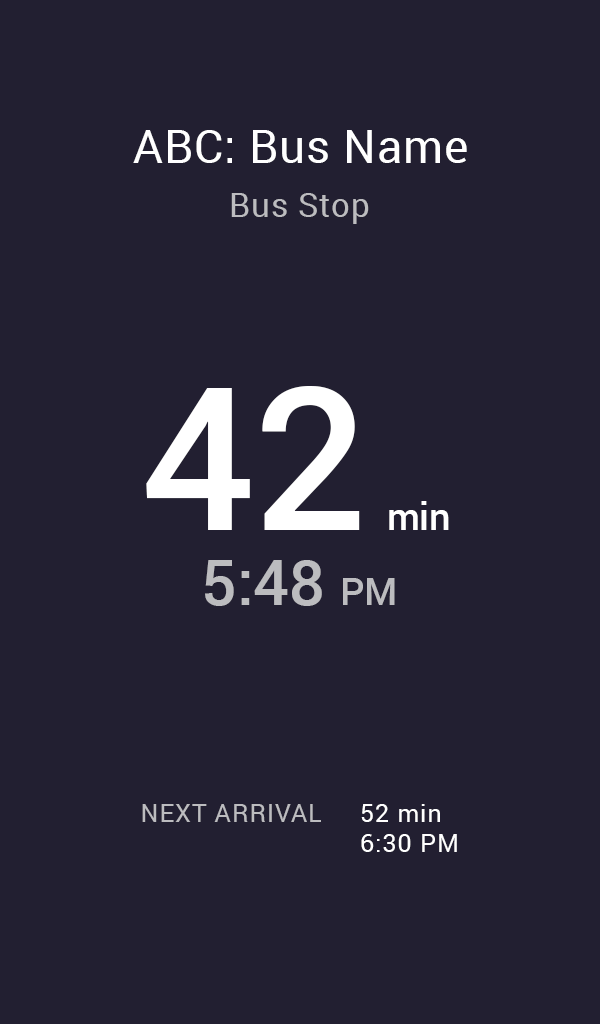
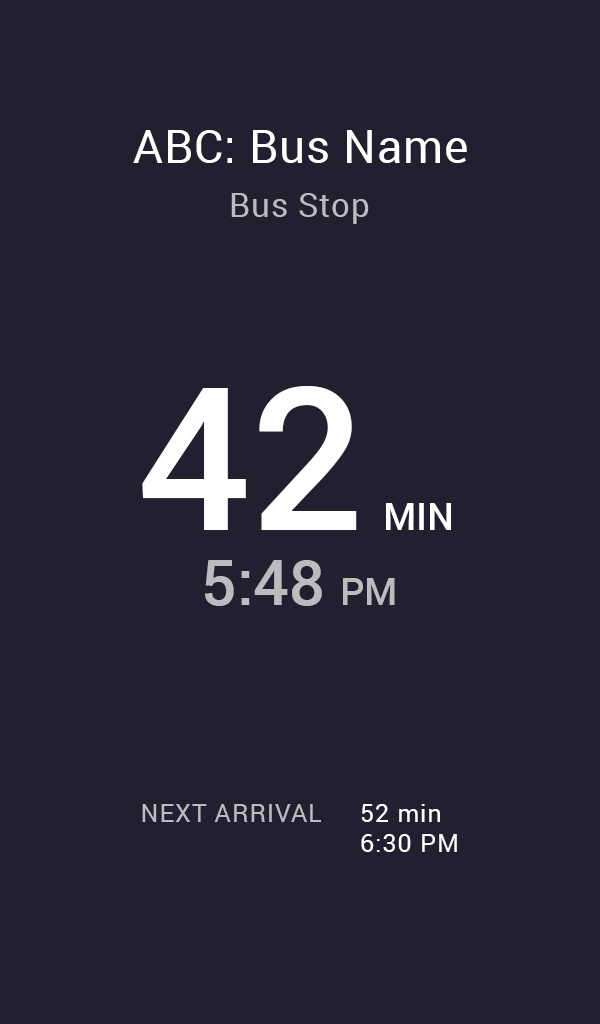
Layered file, before and after one edit (600px x 1024px). Changes by layer:
renamed "42 min" to "42 MIN", painted on it over [left=142, top=386, right=451, bottom=530]
